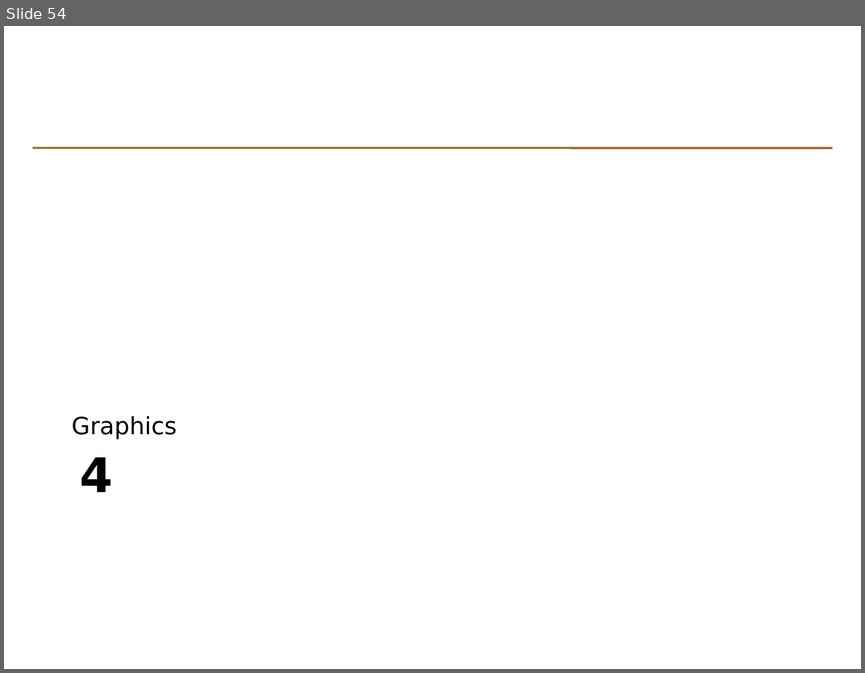
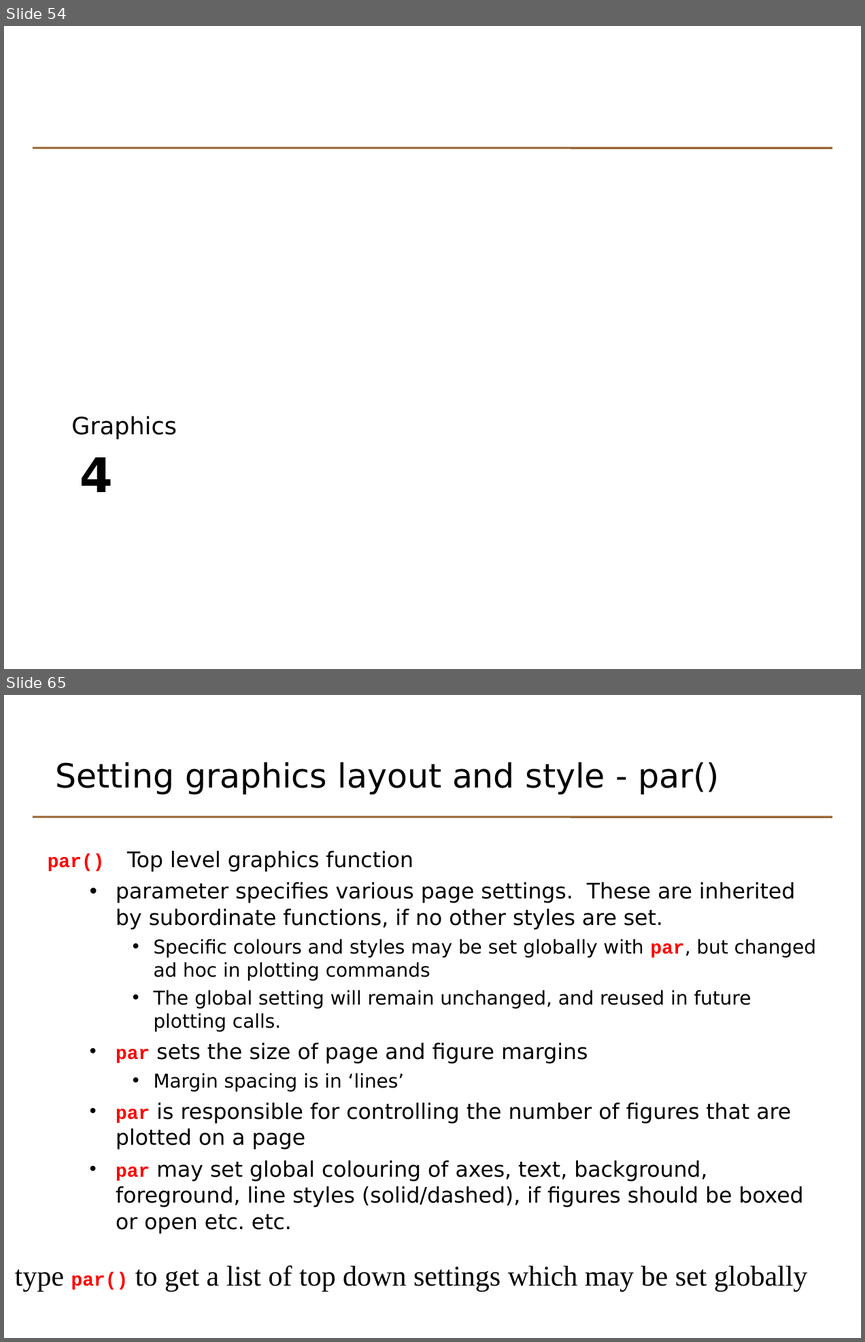
Before and after one commit to johnomics/basicr, a slide deck: Basic_R_Day_2_slides.odp. Shown one above the other, each under a label of ours: slide 54 before the commit, slides 54 and 65 after it; the slides between them are not shown. The pictures are 865x673 and 865x1342 pixels, drawn with LibreOffice and Linux fonts; fonts in the diff are those of the drawing. Boxes give left, top, right and bottom in pixels: in the first picture for what was removed or moved away, otherwise in the second. Text is boxed around its words. In the diff, an @@ line names an element or a change of style, - is before the commit and + after.

Commit message:
Revert graphics section

```diff
--- a/Basic_R_Day_2_slides.odp
+++ b/Basic_R_Day_2_slides.odp
@@ slide 65 added at <box>4,695,861,1338</box>, background #FFFFFF; not listed: 1 template element that a slide beside it also shows @@
@@ text added at <box>55,762,719,795</box>, 28 pt, text #000000 @@
+Setting graphics layout and style - par()
@@ text added at <box>116,851,816,1234</box>, 18 pt, text #000000 @@
+par() Top level graphics function
+  • parameter specifies various page settings. These are inherited by subordinate functions, if no other styles are set.
+    • Specific colours and styles may be set globally with par, but changed ad hoc in plotting commands
+    • The global setting will remain unchanged, and reused in future plotting calls.
+  • par sets the size of page and figure margins
+    • Margin spacing is in ‘lines’
+  • par is responsible for controlling the number of figures that are plotted on a page
+  • par may set global colouring of axes, text, background, foreground, line styles (solid/dashed), if figures should be boxed or open etc. etc.
@@ text added at <box>15,1265,808,1291</box>, 24 pt, text #000000 @@
+type par() to get a list of top down settings which may be set globally
```
Also in this commit, not shown: 1 slide changed, 28 other slides added, 20 slides removed, 13 other files.
